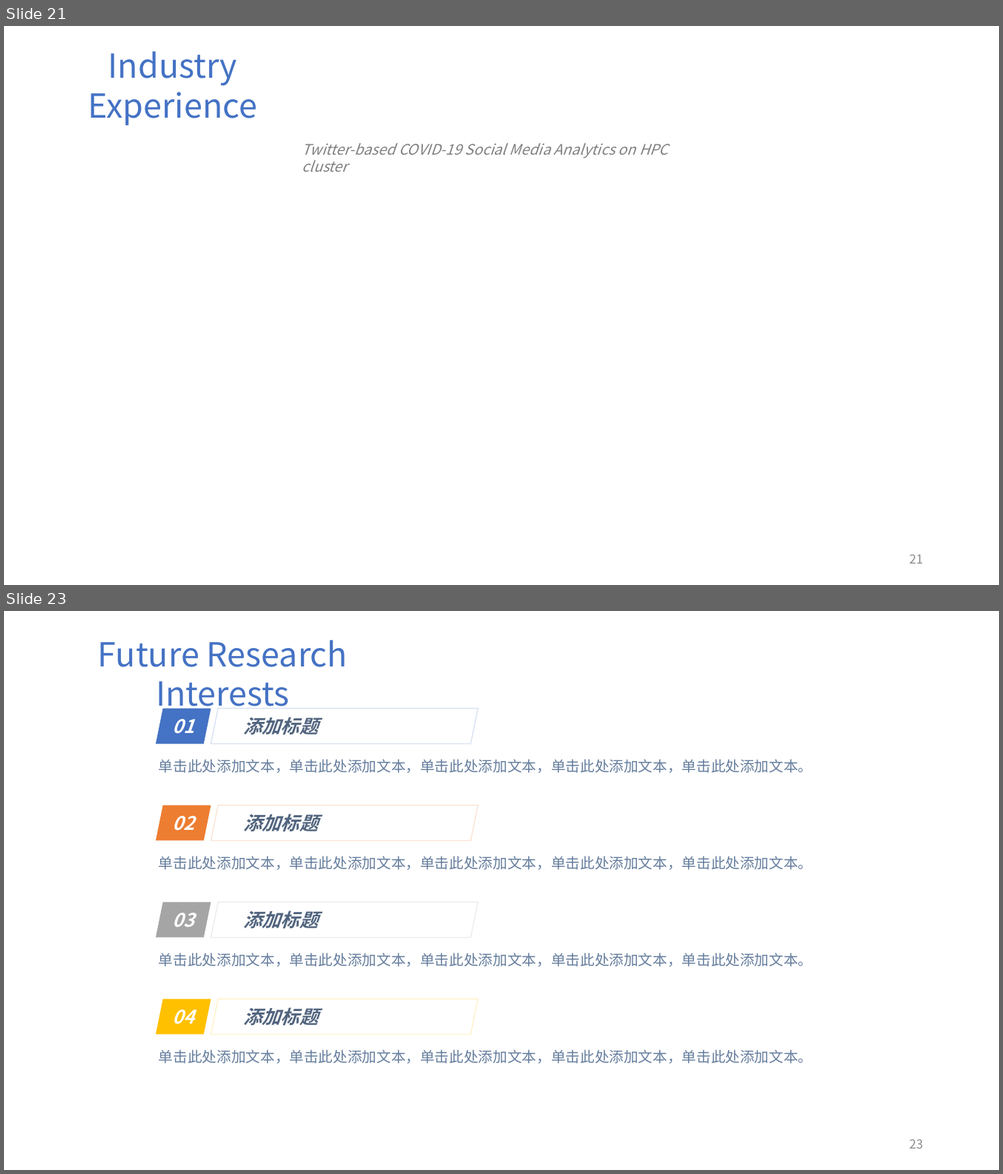
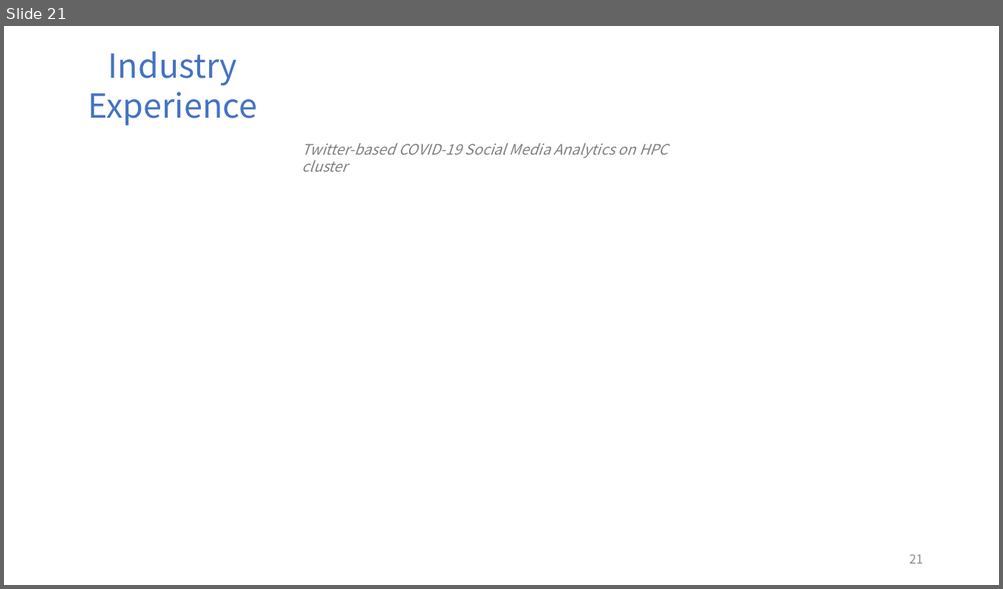
Before and after one commit to FriderickYu/Z3_Ex, a slide deck: Presentation.pptx. Shown one above the other, each under a label of ours: slides 21 and 23 before the commit, slide 21 after it; the slides between them are not shown. The pictures are 1003x1174 and 1003x589 pixels, drawn with LibreOffice and Linux fonts; fonts in the diff are those of the drawing. Boxes give left, top, right and bottom in pixels: in the first picture for what was removed or moved away, otherwise in the second. Text is boxed around its words. In the diff, an @@ line names an element or a change of style, - is before the commit and + after.

```diff
--- a/Presentation.pptx
+++ b/Presentation.pptx
@@ slide 23 removed at [4, 611, 999, 1170], background #FFFFFF @@
@@ text removed at [98, 640, 347, 715] @@
-Future Research Interests
@@ group removed at [156, 709, 813, 1064]: 8 parallelograms, 4 texts @@
-01
-添加标题
-单击此处添加文本，单击此处添加文本，单击此处添加文本，单击此处添加文本，单击此处添加文本。
-02
-添加标题
-单击此处添加文本，单击此处添加文本，单击此处添加文本，单击此处添加文本，单击此处添加文本。
-03
-添加标题
-单击此处添加文本，单击此处添加文本，单击此处添加文本，单击此处添加文本，单击此处添加文本。
-04
-添加标题
-单击此处添加文本，单击此处添加文本，单击此处添加文本，单击此处添加文本，单击此处添加文本。
@@ page number removed at [909, 1139, 923, 1149] @@
-23
```
Also in this commit, not shown: 7 slides changed, 1 slide added, 5 other files.
